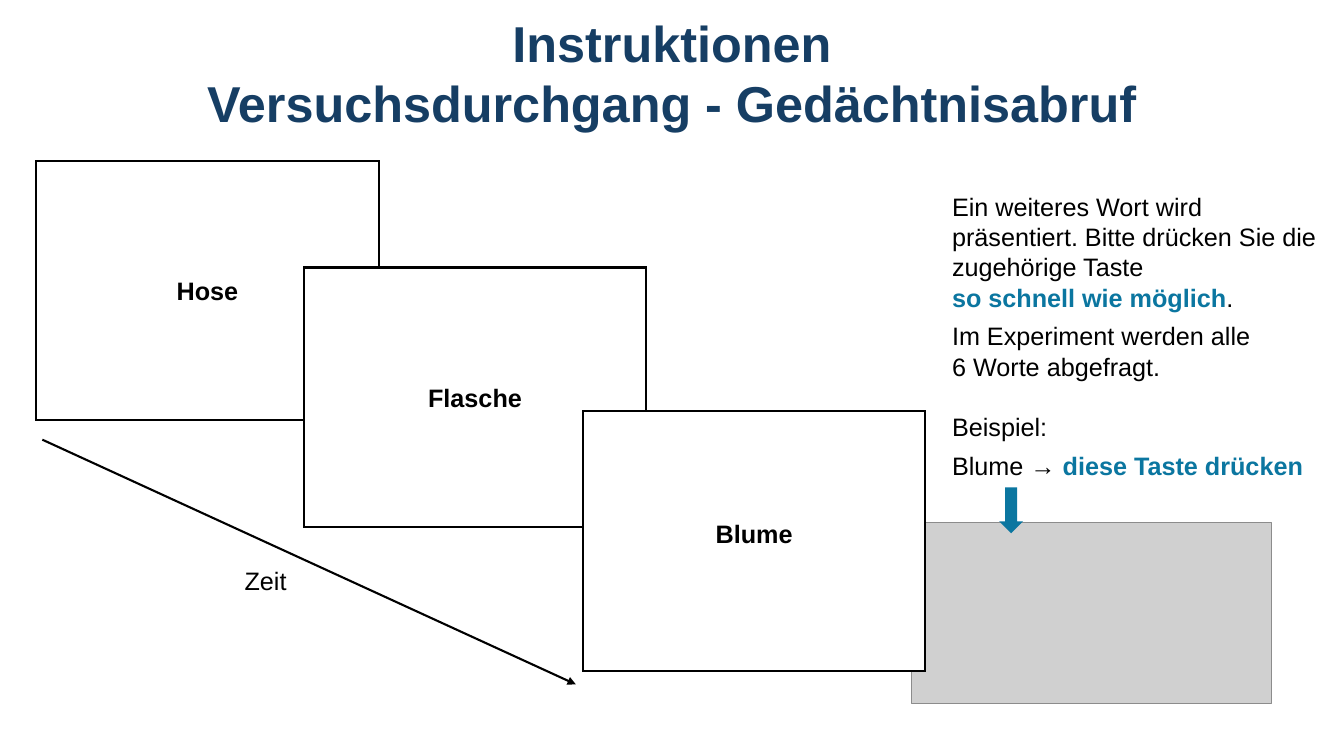
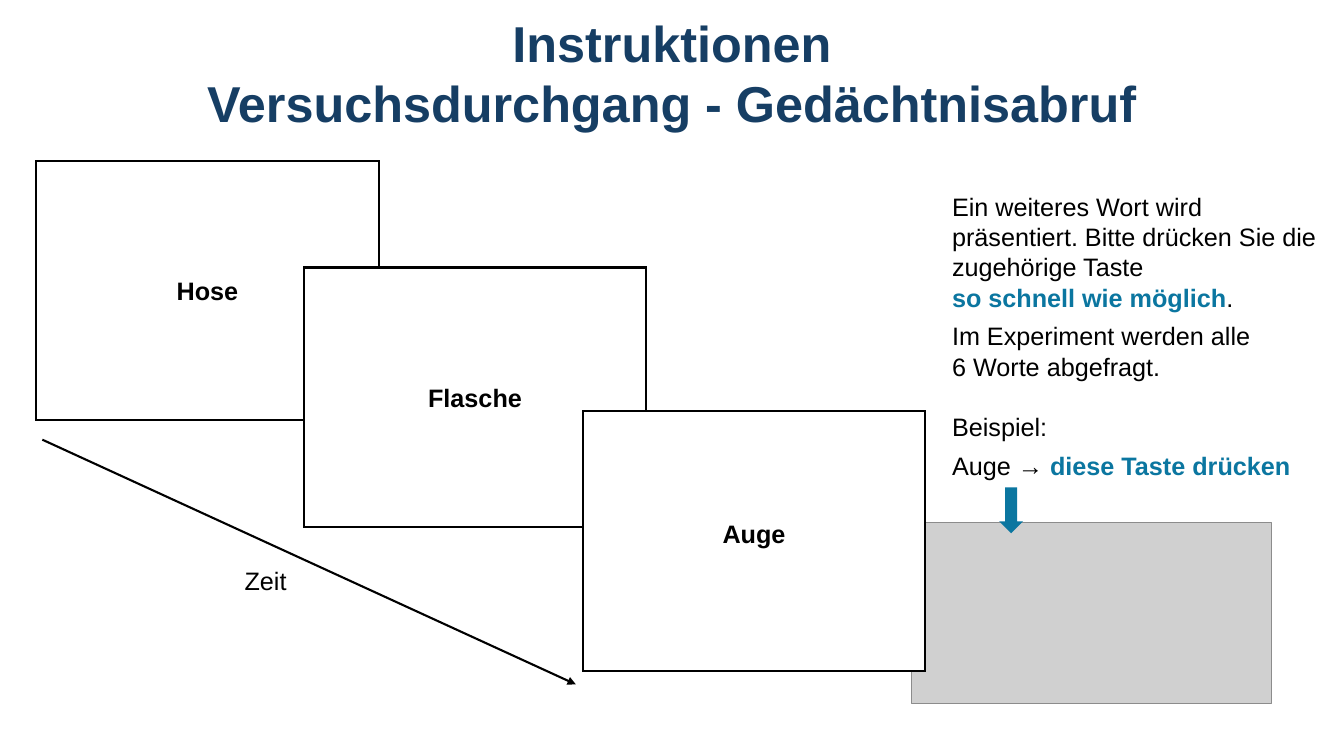
Before and after one commit to GidonFrischkorn/Ambizione-IndividualDifferencesStudy, a slide deck: slide 8 of tasks/word-response-binding-verbal/instructions_word_response_binding_visual.pptx. Drawn at 1344x756 pixels with LibreOffice and Linux fonts; fonts in the diff are those of the drawing; grey boxes stand for pictures. Boxes give left, top, right and bottom in pixels: in the first picture for what was removed or moved away, otherwise in the second. Text is boxed around its words. In the diff, an @@ line names an element or a change of style, - is before the commit and + after.

```diff
--- a/tasks/word-response-binding-verbal/instructions_word_response_binding_visual.pptx
+++ b/tasks/word-response-binding-verbal/instructions_word_response_binding_visual.pptx
@@ text at bbox=[952, 456, 1290, 480]: text changed @@
-Blume → diese Taste drücken
+Auge → diese Taste drücken
@@ text at bbox=[723, 525, 786, 548]: text changed @@
-Blume
+Auge
```
Also in this commit, not shown: 4 other slides changed, 9 other files.
